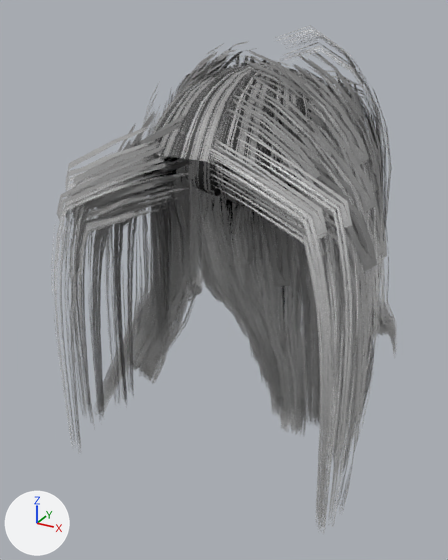
What one commit did to the glTF model public/models/doll/hair-mid-straight-m.glb.
Rendered twice from a 50 mm camera at (0.229, -0.514, 1.826) aimed at (-0.036, -0.033, 1.585). Arrows for +X, +Y and +Z are at lower left; the lights stay in place. The picture after the commit comes second. Vertices at exactly the same position are counted once.

The first picture shows 'Hair_mid-straight'.
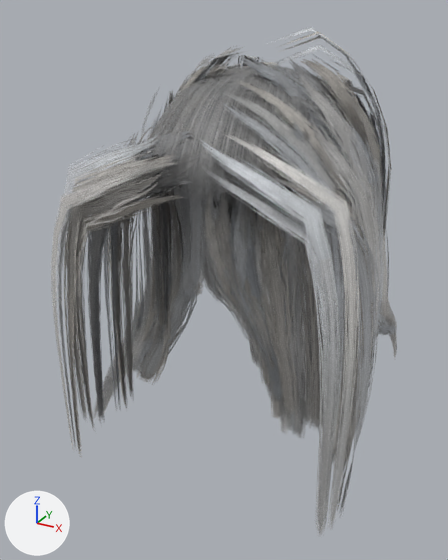
What differs and where, as boxes (x1, y1, x2, y2) in the pictures (448 x 560 px):
'Hair_mid-straight', reshaped: before (51, 25, 397, 534); after (51, 26, 397, 537)
part 1 of me_hair_mid_straight, reshaped: before (151, 139, 297, 210); after (149, 139, 274, 207)
part 2 of me_hair_mid_straight, surface changed: (51, 26, 397, 528) in both
part 3 of me_hair_mid_straight, recoloured: (51, 26, 397, 515) in both

The change, as a diff of the scene's bpy script:
```diff
--- a/public/models/doll/hair-mid-straight-m.glb.py
+++ b/public/models/doll/hair-mid-straight-m.glb.py
@@ img_strands_cap @@
+img_strands_cap = load_image('strands_cap', '_unpacked/strands_cap', 256, 1024, 'sRGB')
@@ mat_hair_cap @@
 n2.inputs[0].default_value = 1.0  # 'Factor'
+n5 = _N.new('ShaderNodeMath'); n5.name = 'Math'
+n5.operation = 'MULTIPLY'
 n3 = _N.new('ShaderNodeVertexColor'); n3.name = 'Color Attribute'
 n4 = _N.new('ShaderNodeTexImage'); n4.name = 'Image Texture'
-n4.image = img_strands
+n4.image = img_strands_cap
 _L.new(n0.outputs[0], n1.inputs[0])  # 'BSDF' to 'Surface'
@@ mat_hair_cap @@
 n0 = _N.new('ShaderNodeBsdfPrincipled'); n0.name = 'Principled BSDF'
 _L.new(n4.outputs[0], n2.inputs[6])  # 'Color' to 'A'
+_L.new(n5.outputs[0], n0.inputs[4])  # 'Value' to 'Alpha'
+_L.new(n3.outputs[1], n5.inputs[1])  # 'Alpha' to 'Value'
+_L.new(n4.outputs[1], n5.inputs[0])  # 'Alpha' to 'Value'
@@ me_hair_mid_straight @@
 # used by ob_hair_mid_straight; location = (0.0, 0.0, 0.0)
-me_hair_mid_straight.from_pydata(...)  # 9083 vertices, 9076 faces; spans x -0.13..0.135, y -0.181..0.133, z 1.307..1.813
+me_hair_mid_straight.from_pydata(...)  # 9419 vertices, 9696 faces; spans x -0.13..0.135, y -0.181..0.133, z 1.307..1.813
+# me_hair_mid_straight part 1: 17 vertices moved from x -0.077..0.077, y -0.142..0.037, z 1.644..1.731 to x -0.077..0.077, y -0.142..0.038, z 1.628..1.73; 69 vertices removed from x -0.078..0.078, y -0.15..0.042, z 1.64..1.729; 405 vertices added at x -0.092..0.092, y -0.159..0.042, z 1.623..1.728
+# me_hair_mid_straight part 2: 8406 kept faces spanning x -0.13..0.135, y -0.181..0.133, z 1.307..1.813 get new texture (UV) coordinates
+# me_hair_mid_straight part 3: 6011 kept faces spanning x -0.13..0.135, y -0.181..0.133, z 1.315..1.813 get new vertex colours
 me_hair_mid_straight.materials.append(mat_hair_strands)
```
